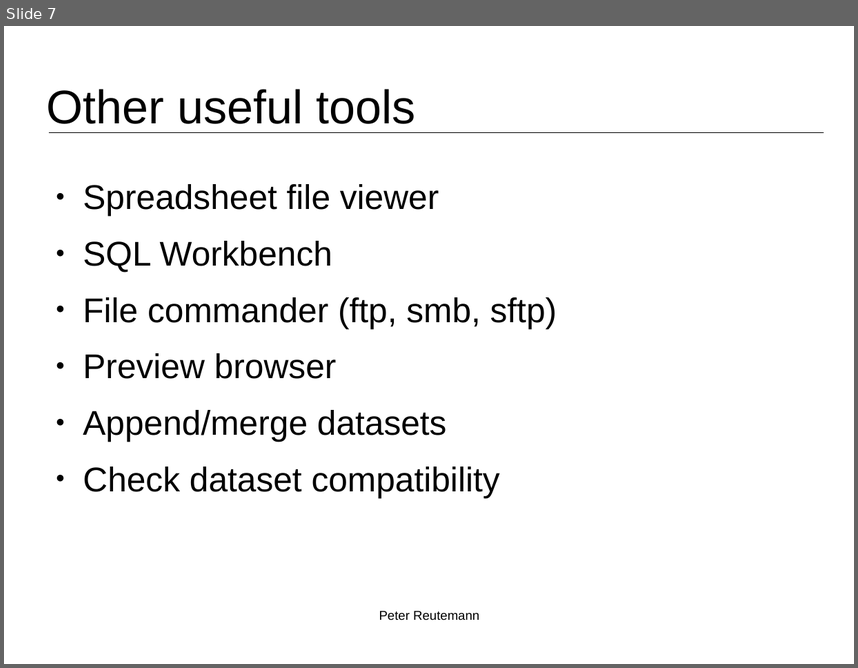
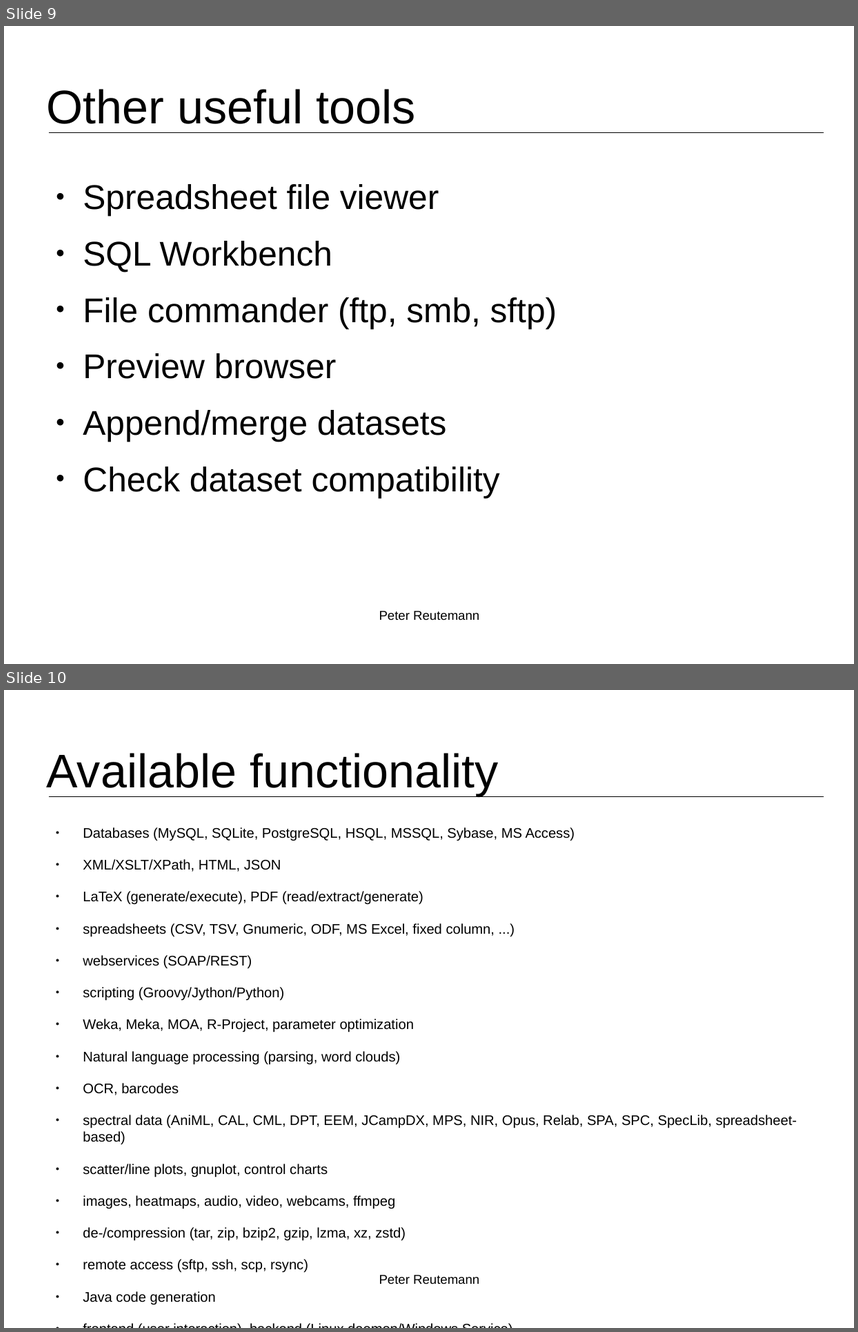
Before and after one commit to fracpete/weka-user-conference-2021, a slide deck: adams/adams.odp. Shown one above the other, each under a label of ours: slide 7 before the commit, slides 9 and 10 after it. The pictures are 858x668 and 858x1332 pixels, drawn with LibreOffice and Linux fonts; fonts in the diff are those of the drawing; background and template pictures are left out. Boxes give left, top, right and bottom in pixels: in the first picture for what was removed or moved away, otherwise in the second. Text is boxed around its words. In the diff, an @@ line names an element or a change of style, - is before the commit and + after.

```diff
--- a/adams/adams.odp
+++ b/adams/adams.odp
@@ slide 10 added at [4,690,854,1328], background #FFFFFF; not listed: 1 template element that a slide beside it also shows @@
@@ title added at [47,753,498,796], 44 pt, text #000000 @@
+Available functionality
@@ text added at [83,827,797,1305], 13 pt, text #000000 @@
+● Databases (MySQL, SQLite, PostgreSQL, HSQL, MSSQL, Sybase, MS Access)
+● XML/XSLT/XPath, HTML, JSON
+● LaTeX (generate/execute), PDF (read/extract/generate)
+● spreadsheets (CSV, TSV, Gnumeric, ODF, MS Excel, fixed column, ...)
+● webservices (SOAP/REST)
+● scripting (Groovy/Jython/Python)
+● Weka, Meka, MOA, R-Project, parameter optimization
+● Natural language processing (parsing, word clouds)
+● OCR, barcodes
+● spectral data (AniML, CAL, CML, DPT, EEM, JCampDX, MPS, NIR, Opus, Relab, SPA, SPC, SpecLib, spreadsheet-based)
+● scatter/line plots, gnuplot, control charts
+● images, heatmaps, audio, video, webcams, ffmpeg
+● de-/compression (tar, zip, bzip2, gzip, lzma, xz, zstd)
+● remote access (sftp, ssh, scp, rsync)
+● Java code generation
+● frontend (user interaction), backend (Linux daemon/Windows Service)
@@ text added at [379,1274,479,1284], 12 pt, text #000000 @@
+Peter Reutemann
@@ what was slide 7 is now slide 9 @@
```
Also in this commit, not shown: 3 slides changed, 3 other slides added, 1 other file.
